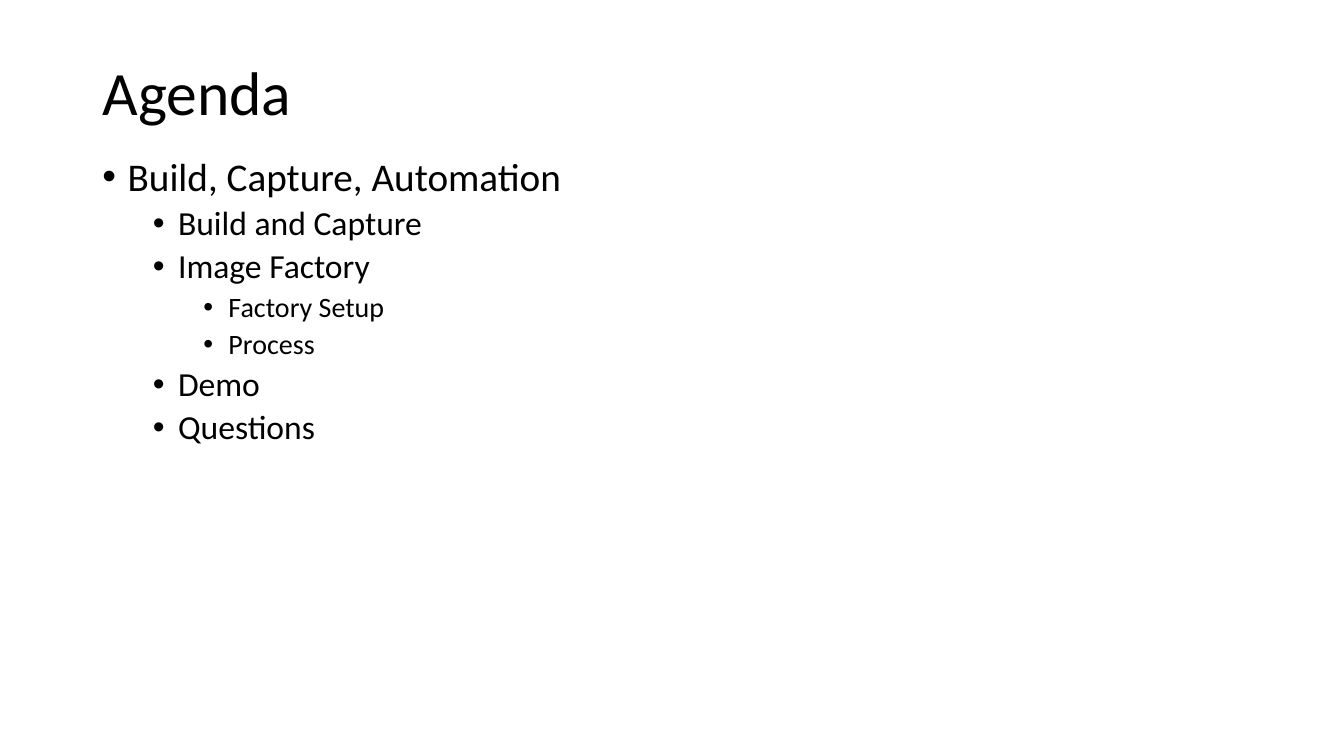
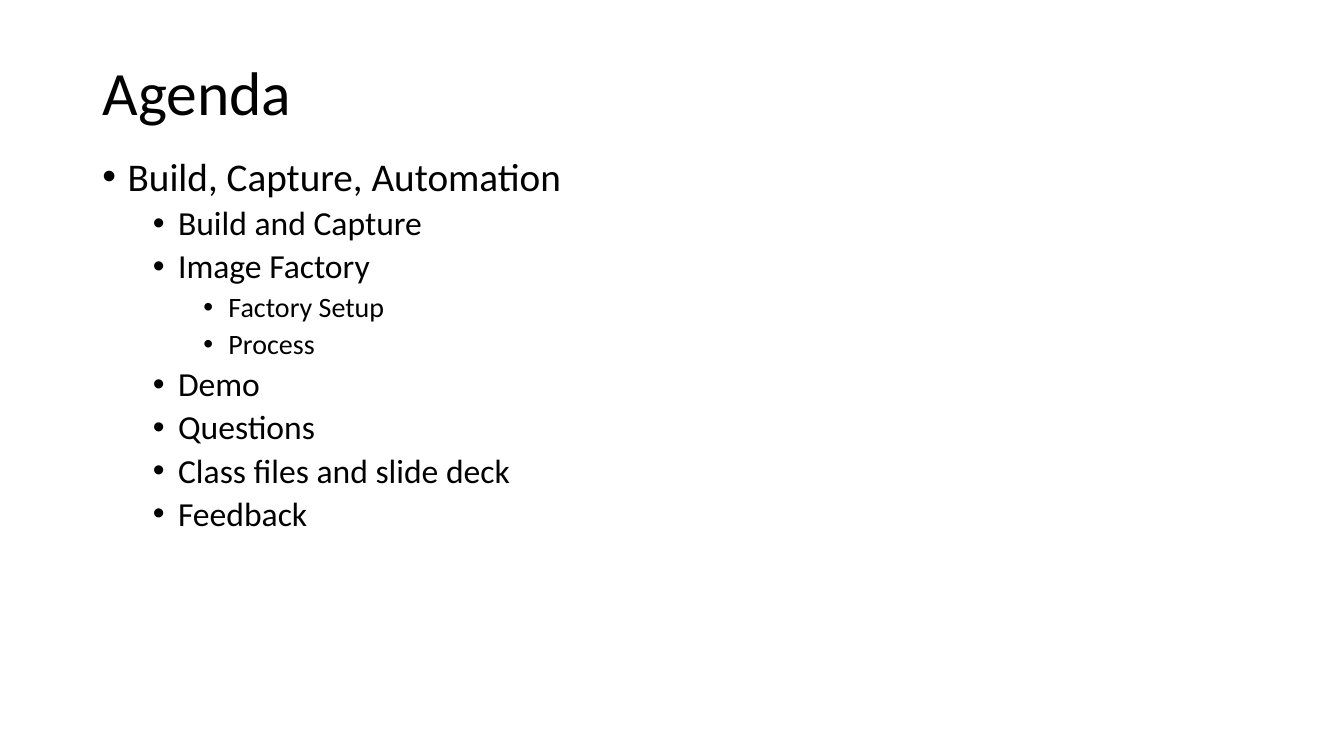
Before and after one commit to fydexx/HECC-2018, a slide deck: slide 2 of Part_01/Section03.pptx. Drawn at 1344x756 pixels with LibreOffice and Linux fonts; fonts in the diff are those of the drawing. Boxes give left, top, right and bottom in pixels: in the first picture for what was removed or moved away, otherwise in the second. Text is boxed around its words. In the diff, an @@ line names an element or a change of style, - is before the commit and + after.

```diff
--- a/Part_01/Section03.pptx
+++ b/Part_01/Section03.pptx
@@ text at box(178, 459, 510, 527): paragraphs added @@
+  • Class files and slide deck
+  • Feedback
```
Also in this commit, not shown: 3 slides added.
